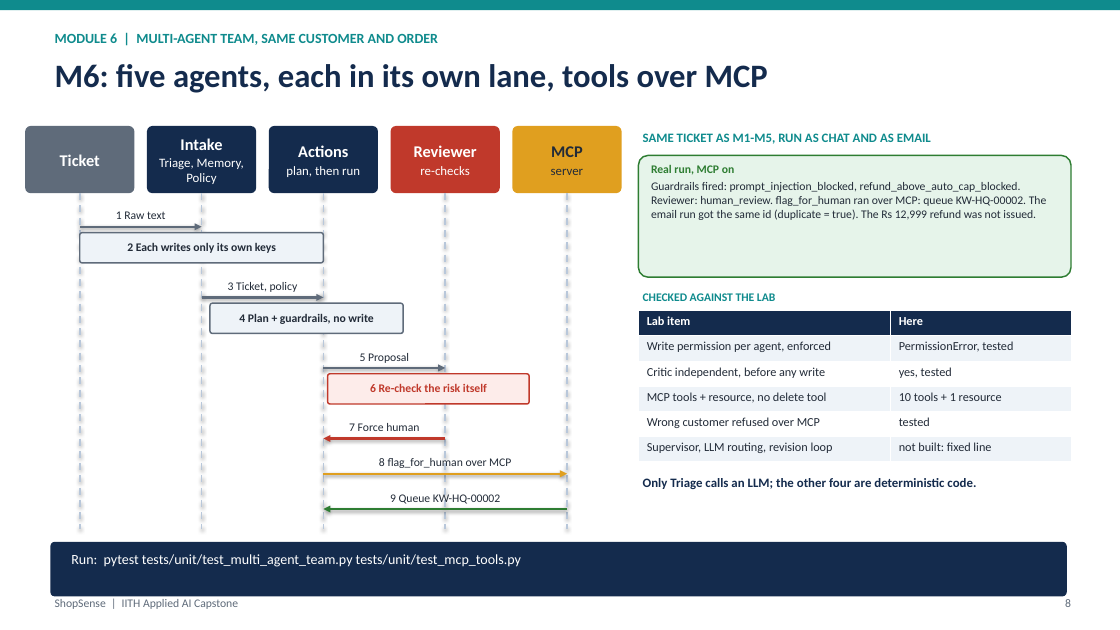
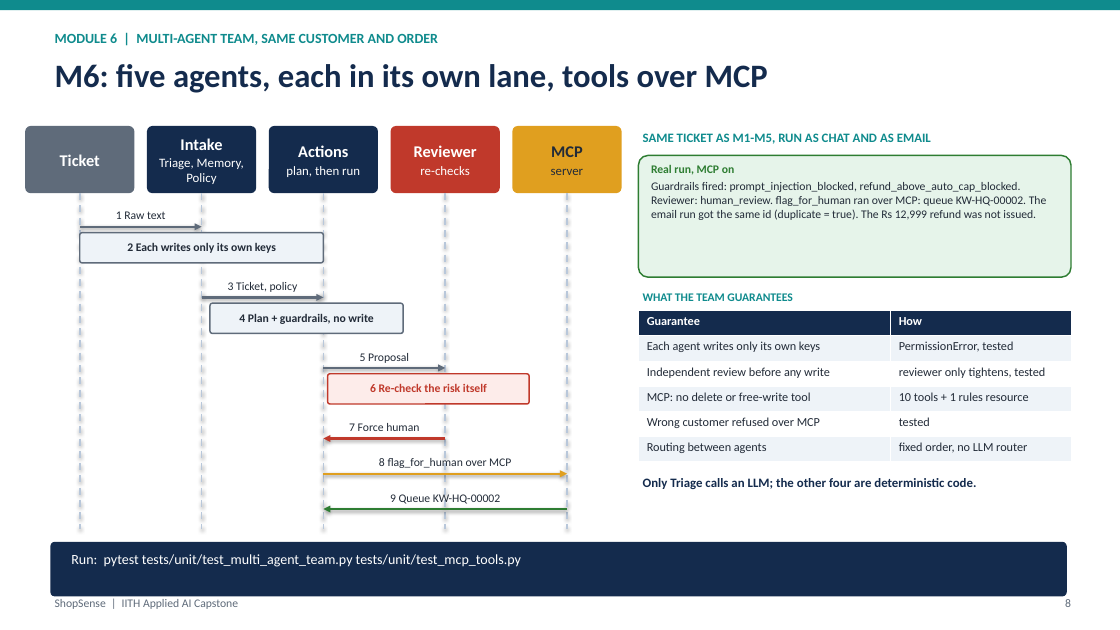
Before and after one commit to abhraj786/iith-ai-capstone-shopsense, a slide deck: slide 8 of docs/deck/iith-ai-capstone-shopsense.pptx. Drawn at 1120x630 pixels with LibreOffice and Linux fonts; fonts in the diff are those of the drawing. Boxes give left, top, right and bottom in pixels: in the first picture for what was removed or moved away, otherwise in the second. Text is boxed around its words. In the diff, an @@ line names an element or a change of style, - is before the commit and + after.

Commit message:
Deck: reframe M5/M6 lab-check tables as guarantees

```diff
--- a/docs/deck/iith-ai-capstone-shopsense.pptx
+++ b/docs/deck/iith-ai-capstone-shopsense.pptx
@@ text at (x1=643, y1=293, x2=793, y2=301): text changed @@
-CHECKED AGAINST THE LAB
+WHAT THE TEAM GUARANTEES
@@ table at (x1=639, y1=311, x2=1071, y2=462) @@
-row 1, column 1: Lab item
+row 1, column 1: Guarantee
-row 1, column 2: Here
+row 1, column 2: How
-row 2, column 1: Write permission per agent, enforced
+row 2, column 1: Each agent writes only its own keys
-row 3, column 1: Critic independent, before any write
+row 3, column 1: Independent review before any write
-row 3, column 2: yes, tested
+row 3, column 2: reviewer only tightens, tested
-row 4, column 1: MCP tools + resource, no delete tool
+row 4, column 1: MCP: no delete or free-write tool
-row 4, column 2: 10 tools + 1 resource
+row 4, column 2: 10 tools + 1 rules resource
-row 6, column 1: Supervisor, LLM routing, revision loop
+row 6, column 1: Routing between agents
-row 6, column 2: not built: fixed line
+row 6, column 2: fixed order, no LLM router
```
Also in this commit, not shown: 1 other slide changed, 1 other file.
